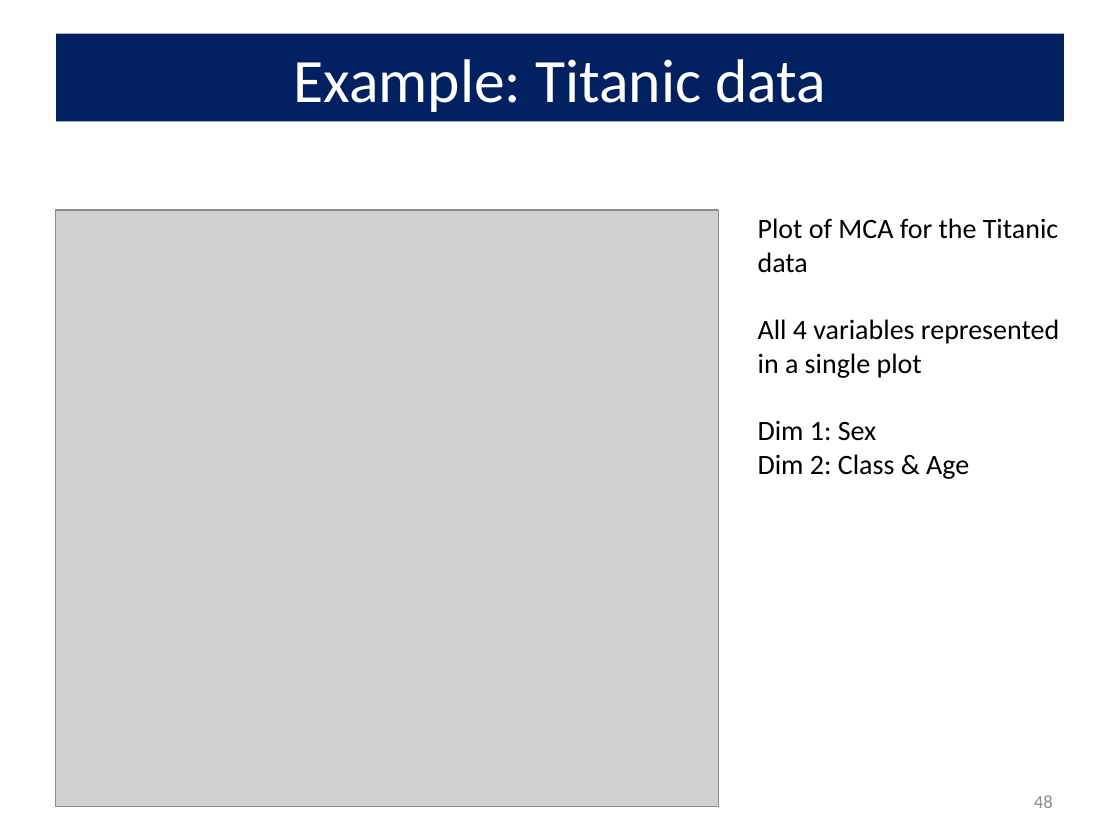
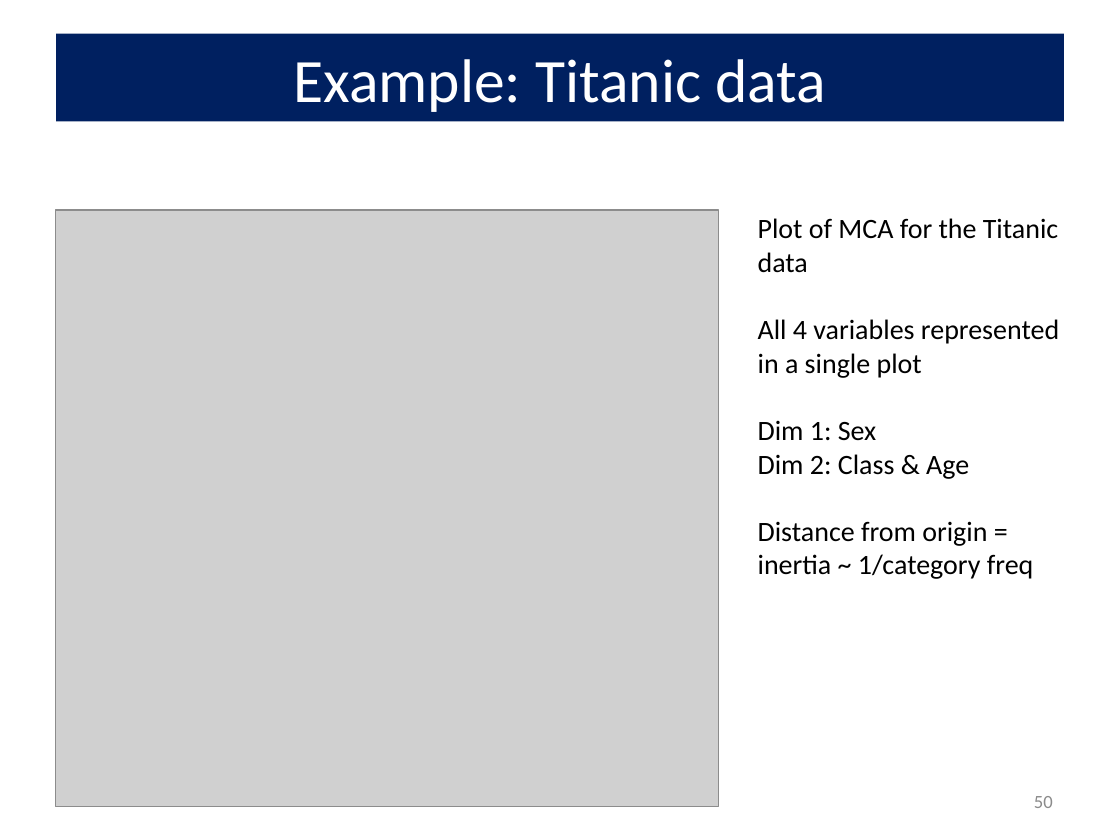
Before and after one commit to friendly/psy6136, a slide deck: slide 50 of docs/lectures/05-Corresp.pptx (slide 48 before the commit). Drawn at 1120x840 pixels with LibreOffice and Linux fonts; fonts in the diff are those of the drawing; grey boxes stand for pictures. Boxes give left, top, right and bottom in pixels: in the first picture for what was removed or moved away, otherwise in the second. Text is boxed around its words. In the diff, an @@ line names an element or a change of style, - is before the commit and + after.

```diff
--- a/docs/lectures/05-Corresp.pptx
+++ b/docs/lectures/05-Corresp.pptx
@@ text at (758, 521, 1034, 579): paragraph added @@
+Distance from origin = inertia ~ 1/category freq
@@ page number at (1034, 796, 1053, 808): text changed @@
-48
+50
```
Also in this commit, not shown: 20 other slides changed, 2 slides added, 14 other files.
